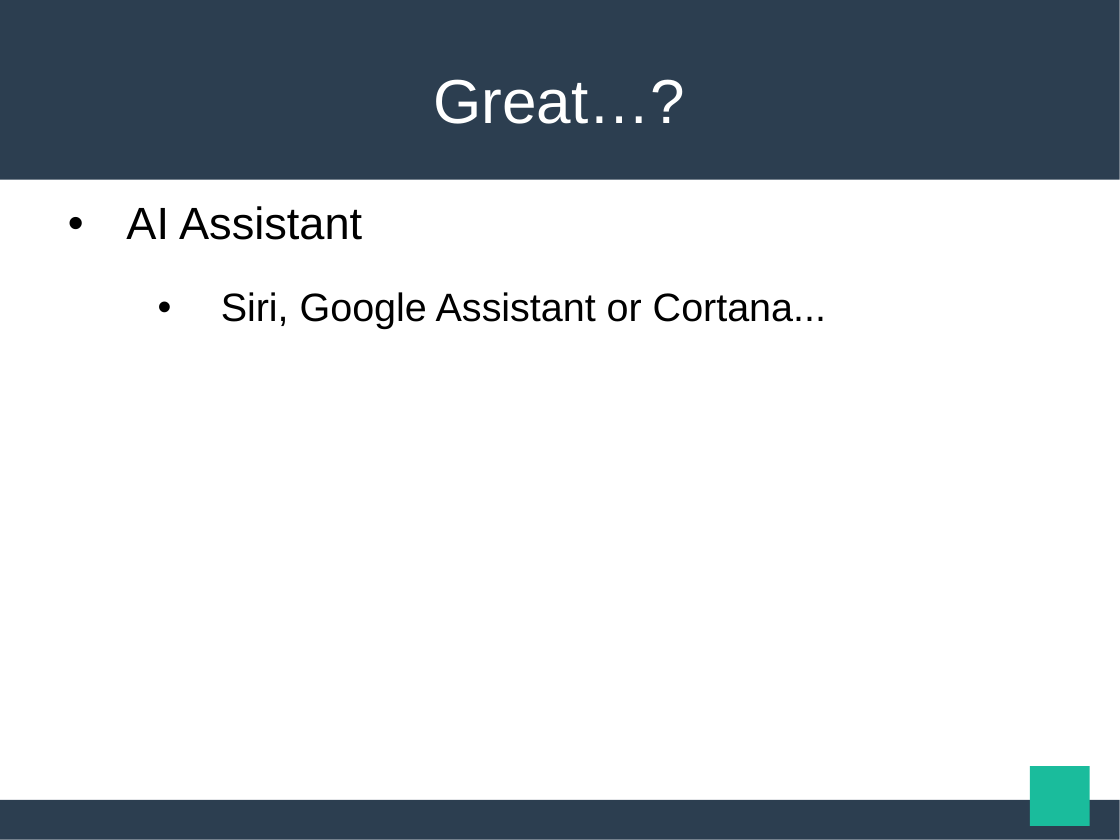
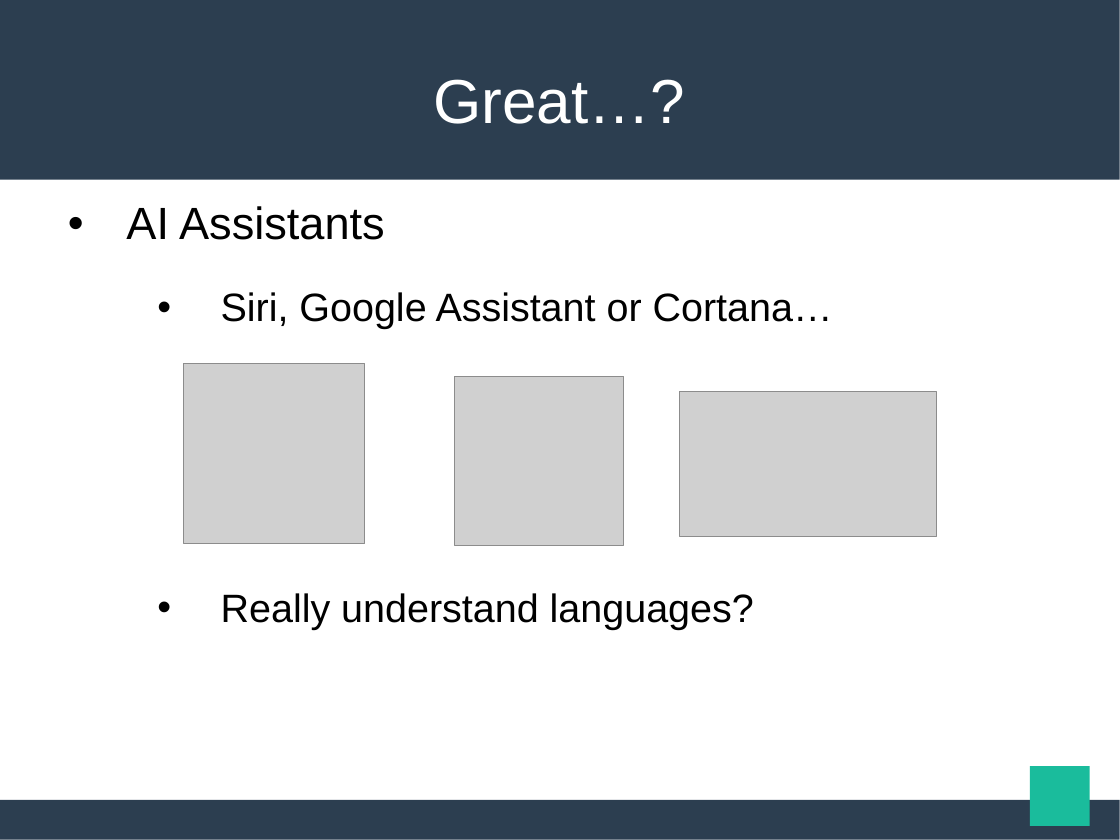
Before and after one commit to maekawatoshiki/neural-machine-translation-demo, a slide deck: slide 5 of NY_slide.ppt. Drawn at 1120x840 pixels with LibreOffice and Linux fonts; fonts in the diff are those of the drawing; grey boxes stand for pictures. Boxes give left, top, right and bottom in pixels: in the first picture for what was removed or moved away, otherwise in the second. Text is boxed around its words. In the diff, an @@ line names an element or a change of style, - is before the commit and + after.

```diff
--- a/NY_slide.ppt
+++ b/NY_slide.ppt
@@ text at bbox=[126, 206, 833, 629]: text changed @@
-• AI Assistant
-  • Siri, Google Assistant or Cortana...
+• AI Assistants
+  • Siri, Google Assistant or Cortana…
+  • Really understand languages?
@@ picture added at bbox=[184, 363, 365, 544] @@
@@ picture added at bbox=[454, 376, 624, 545] @@
@@ picture added at bbox=[680, 392, 937, 537] @@
```
Also in this commit, not shown: 2 other slides changed, 3 slides added.
